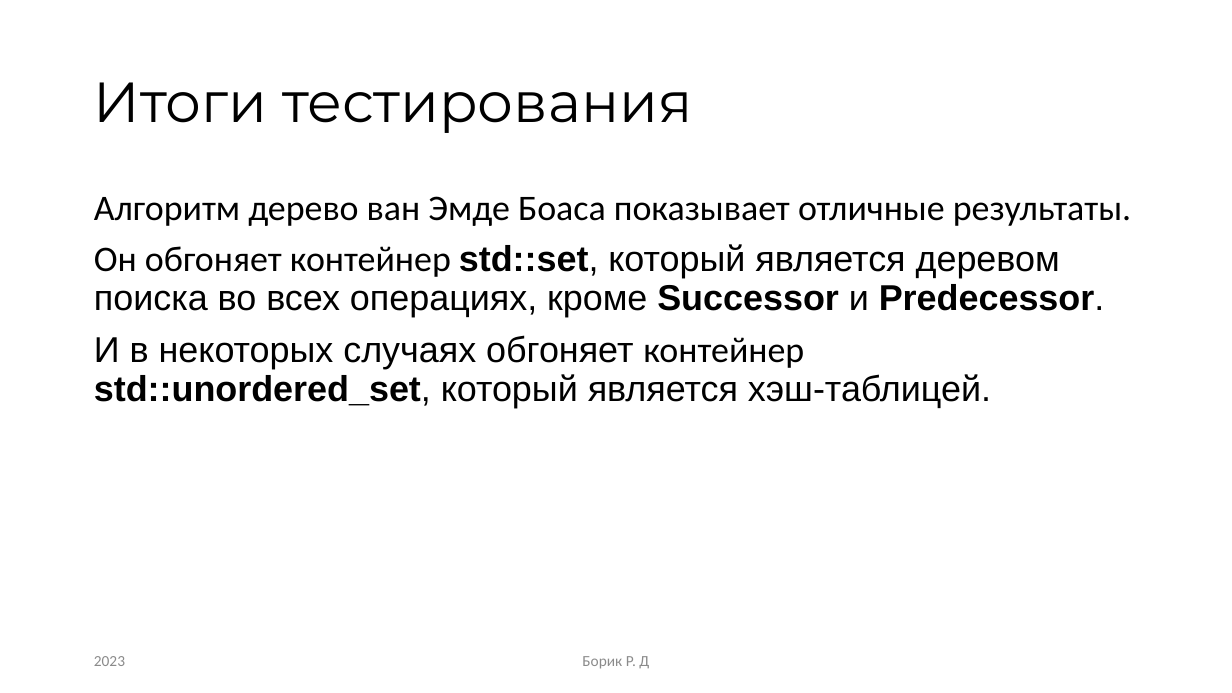
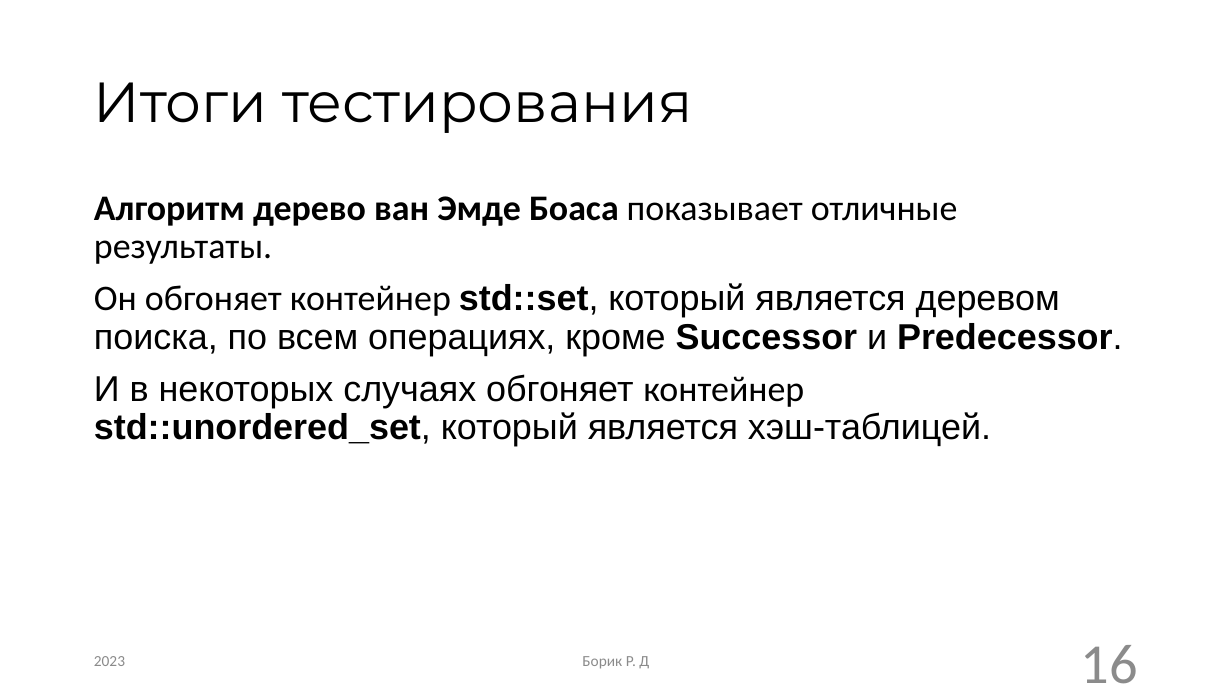
Before and after one commit to RandomServant/Van-Emde-Boas-tree, a slide deck: slide 16 of Presentation van Emde Boas tree.pptx (slide 20 before the commit). Drawn at 1232x693 pixels with LibreOffice and Linux fonts; fonts in the diff are those of the drawing. Boxes give left, top, right and bottom in pixels: in the first picture for what was removed or moved away, otherwise in the second. Text is boxed around its words. In the diff, an @@ line names an element or a change of style, - is before the commit and + after.

```diff
--- a/Presentation van Emde Boas tree.pptx
+++ b/Presentation van Emde Boas tree.pptx
@@ text at [94, 196, 958, 264]: bold on in "Алгоритм дерево ван Эмде Боаса" @@
@@ text at [94, 283, 1122, 356]: text changed @@
-Он обгоняет контейнер std::set, который является деревом поиска во всех операциях, кроме Successor и Predecessor.
+Он обгоняет контейнер std::set, который является деревом поиска, по всем операциях, кроме Successor и Predecessor.
@@ page number added at [1081, 645, 1138, 684], 44 pt, text #8C8C8C @@
+16
```
Also in this commit, not shown: 15 other slides changed, 1 slide added, 5 slides removed.
